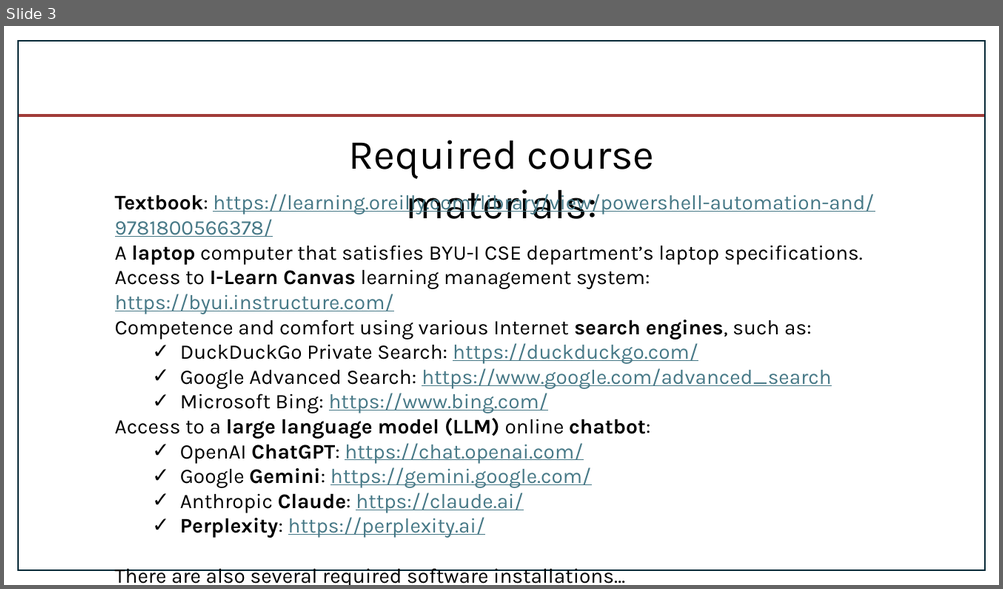
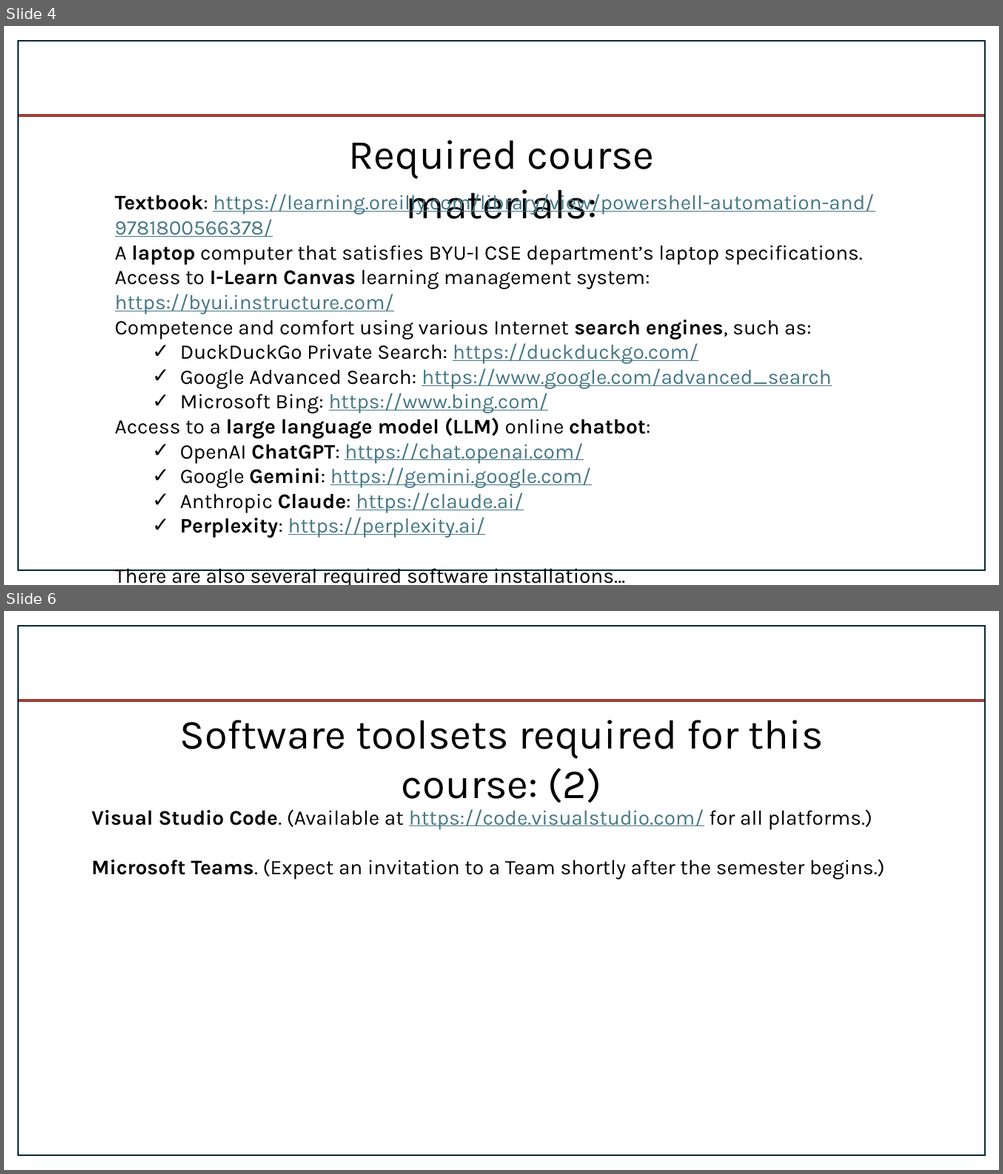
Before and after one commit to byui-cyber360/content, a slide deck: CYBER360-1.1-1.2-Intro-Toolsets.pptx. Shown one above the other, each under a label of ours: slide 3 before the commit, slides 4 and 6 after it; the slides between them are not shown. The pictures are 1003x589 and 1003x1174 pixels, drawn with LibreOffice and Linux fonts; fonts in the diff are those of the drawing; background and template pictures are left out. Boxes give left, top, right and bottom in pixels: in the first picture for what was removed or moved away, otherwise in the second. Text is boxed around its words. In the diff, an @@ line names an element or a change of style, - is before the commit and + after.

```diff
--- a/CYBER360-1.1-1.2-Intro-Toolsets.pptx
+++ b/CYBER360-1.1-1.2-Intro-Toolsets.pptx
@@ slide 6 added at box(4, 611, 999, 1170), background #FFFFFF; not listed: 2 template elements that a slide beside it also shows @@
@@ text added at box(179, 720, 823, 803), 40 pt, text #000000 @@
+Software toolsets required for this course: (2)
@@ text added at box(91, 809, 885, 880), 20 pt, text #000000 @@
+Visual Studio Code. (Available at https://code.visualstudio.com/ for all platforms.)
+Microsoft Teams. (Expect an invitation to a Team shortly after the semester begins.)
@@ what was slide 3 is now slide 4 @@
```
Also in this commit, not shown: 4 slides changed, 2 other slides added, 1 other file.
